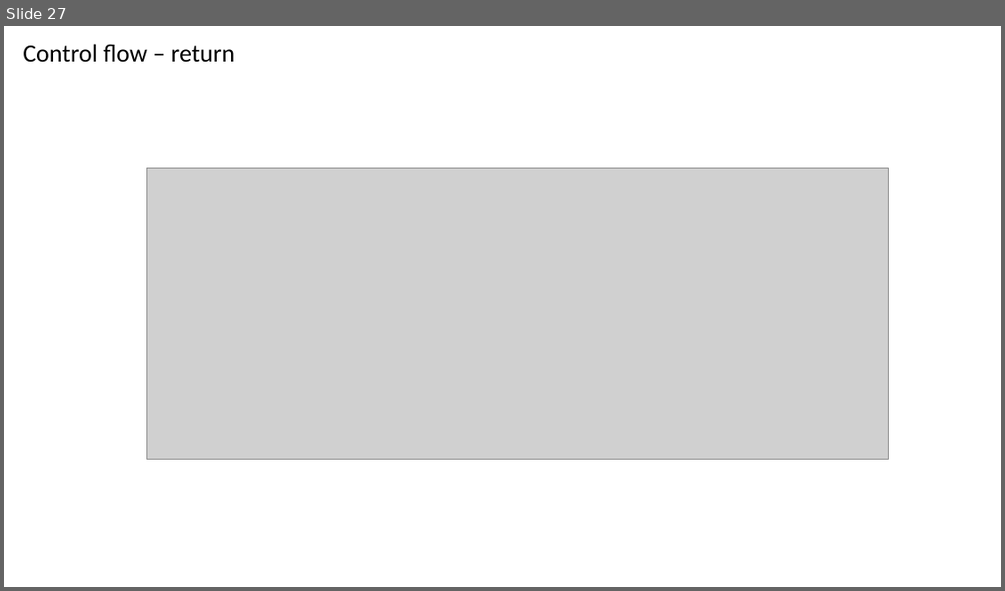
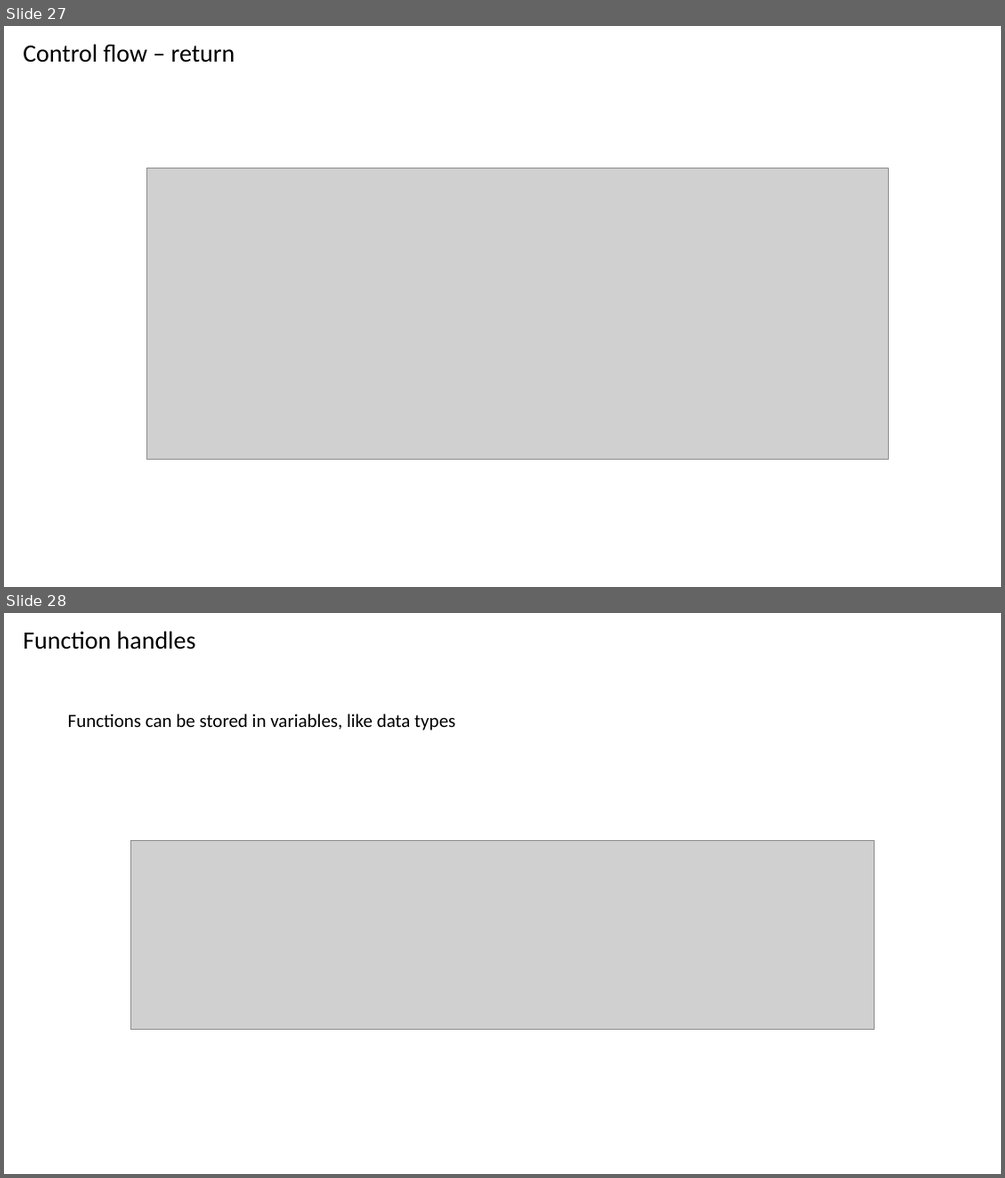
Before and after one commit to np-crick/matlab-intro, a slide deck: Presentation/MATLAB Programming.pptm. Shown one above the other, each under a label of ours: slide 27 before the commit, slides 27 and 28 after it. The pictures are 1005x591 and 1005x1178 pixels, drawn with LibreOffice and Linux fonts; fonts in the diff are those of the drawing; grey boxes stand for pictures. Boxes give left, top, right and bottom in pixels: in the first picture for what was removed or moved away, otherwise in the second. Text is boxed around its words. In the diff, an @@ line names an element or a change of style, - is before the commit and + after.

```diff
--- a/Presentation/MATLAB Programming.pptm
+++ b/Presentation/MATLAB Programming.pptm
@@ slide 28 added at (4,613,1001,1174), background #FFFFFF @@
@@ text added at (23,631,196,649), 24 pt, text #000000 @@
+Function handles
@@ text added at (68,714,455,730), 18 pt, text #000000 @@
+Functions can be stored in variables, like data types
@@ picture added at (130,840,874,1029) @@
```
Also in this commit, not shown: 1 slide changed, 14 other slides added, 9 other files.
